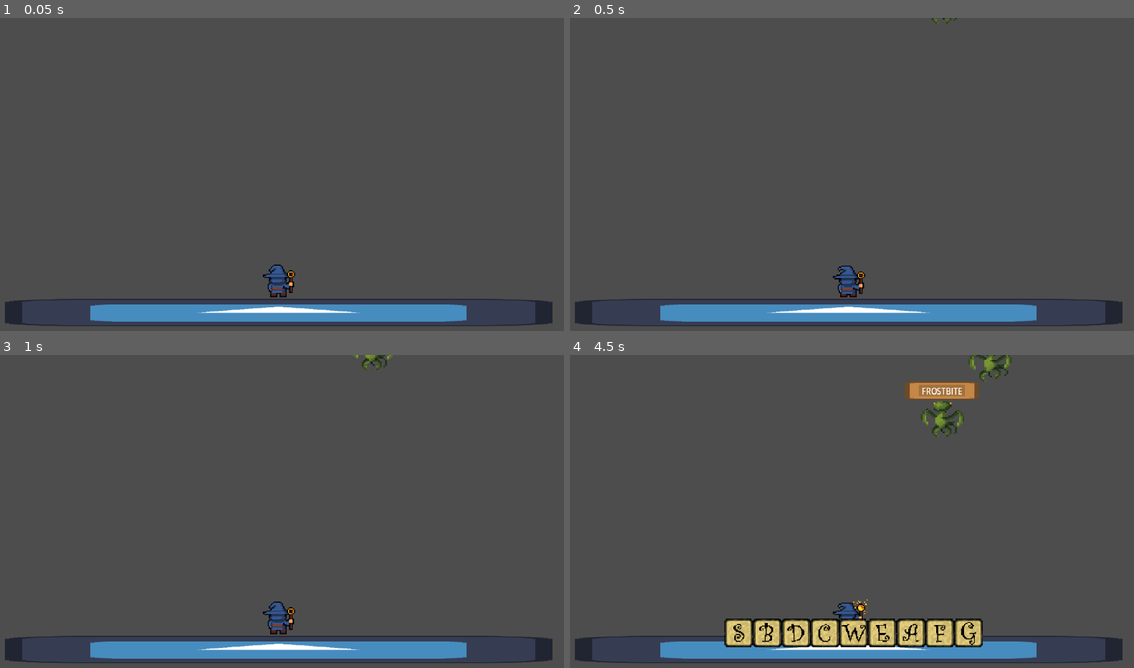
Above: before the commit, frames 1-4 (two rows, left to right).
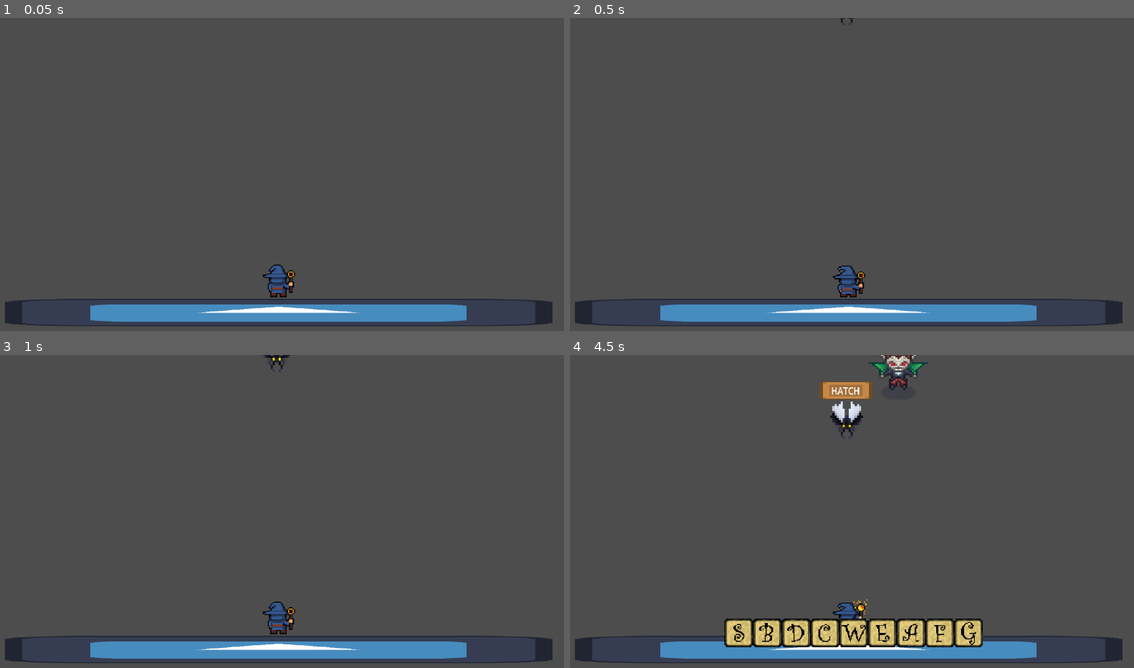
Above: after the commit, the same moments.

Repository: Mark-0909/Type-Wizard-Tower-Defense
Game: Godot game, scene res://nodes/main.tscn
Two runs of this game, one before a commit and one after it. Both use one fixed random seed, a clock stepped at 60 frames per second and the inputs below. The engine's default icon, where the game draws it, is replaced by a stand-in: a white triangle on a blue panel in a dark square.
Inputs:
- Up to frame 1 (0.05 s): no input
- Up to frame 2 (0.5 s): no input
- Up to frame 3 (1 s): tap Enter at 0.5 s; hold D from 0.53 s (still down); tap Space (Clear) at 0.6 s
- Up to frame 4 (4.5 s): release D at 1.28 s; hold S 1.28-2.03 s; tap one key every 0.75 s from 1.35 s: B C E F G; hold D 2.03-2.78 s; hold W 2.78-3.53 s; hold A from 3.53 s (still down)

Frame 1 is identical in both runs. In frame 2, less than 0.1% of the frame differs, in the area x 48-69%, y 0-3%; in frame 3, 0.2%; in frame 4, 2.8%, in the area x 44-79%, y 0-27%.

Commit message:
fixed spawn

Diff:
--- a/nodes/boss1.tscn
+++ b/nodes/boss1.tscn
@@ -1,6 +1,5 @@
-[gd_scene load_steps=22 format=3 uid="uid://65h3bsbpbnd5"]
+[gd_scene load_steps=21 format=3 uid="uid://65h3bsbpbnd5"]
 
-[ext_resource type="Script" path="res://scripts/enemy_1.gd" id="1_nwmym"]
 [ext_resource type="Texture2D" uid="uid://b0ykneklgyop7" path="res://assets/enemy/mantis/MantisMove.png" id="2_o2ud6"]
 [ext_resource type="Texture2D" uid="uid://bbq337nnigb3f" path="res://assets/enemy/mantis/MantisAttack2.png" id="2_o3kad"]
 [ext_resource type="Texture2D" uid="uid://c1r1jvto2papo" path="res://assets/enemy/mantis/MantisMove2.png" id="3_ibf3j"]
@@ -139,9 +138,8 @@
 atlas = ExtResource("6_yf8p8")
 region = Rect2(176, 0, 16, 16)
 
-[node name="golem" type="CharacterBody2D" groups=["enemy"]]
+[node name="mantis" type="CharacterBody2D" groups=["enemy"]]
 scale = Vector2(2.2955, 2.19078)
-script = ExtResource("1_nwmym")
 
 [node name="AnimatedSprite2D" type="AnimatedSprite2D" parent="."]
 position = Vector2(-3.69925, -12.9154)
@@ -149,7 +147,7 @@
 sprite_frames = SubResource("SpriteFrames_t3iou")
 animation = &"attack"
 autoplay = "default"
-frame_progress = 0.116451
+frame_progress = 0.690764
 
 [node name="RayCast2D" type="RayCast2D" parent="."]
 position = Vector2(0, 63.4477)
--- a/nodes/enemy1.tscn
+++ b/nodes/enemy1.tscn
@@ -289,12 +289,11 @@
 scale = Vector2(2.66203, 1.09567)
 texture = SubResource("AtlasTexture_nr2my")
 
-[node name="word" type="Label" parent="TextureRect"]
-layout_mode = 0
-offset_left = 4.58213
-offset_top = 7.9154
-offset_right = 67.5821
-offset_bottom = 30.9154
-scale = Vector2(0.481177, 1.04531)
+[node name="word" type="Label" parent="."]
+offset_left = -42.2566
+offset_top = -89.9223
+offset_right = 20.7434
+offset_bottom = -66.9223
+scale = Vector2(1.22348, 1.28785)
 text = "WORD"
 horizontal_alignment = 1
--- a/nodes/enemy2.tscn
+++ b/nodes/enemy2.tscn
@@ -202,12 +202,11 @@
 scale = Vector2(3.01054, 1.09567)
 texture = SubResource("AtlasTexture_nr2my")
 
-[node name="word" type="Label" parent="TextureRect"]
-layout_mode = 0
-offset_left = 4.58213
-offset_top = 7.9154
-offset_right = 67.5821
-offset_bottom = 30.9154
-scale = Vector2(0.481177, 1.04531)
-text = "WORDS"
+[node name="word" type="Label" parent="."]
+offset_left = -48.3555
+offset_top = -90.3788
+offset_right = 26.6445
+offset_bottom = -67.3788
+scale = Vector2(1.22134, 1.42231)
+text = "HUNTING"
 horizontal_alignment = 1
--- a/nodes/enemy3.tscn
+++ b/nodes/enemy3.tscn
@@ -200,18 +200,18 @@
 shape = SubResource("CircleShape2D_hg4es")
 
 [node name="TextureRect" type="TextureRect" parent="."]
-offset_left = -64.0383
-offset_top = -98.1386
-offset_right = -24.0383
-offset_bottom = -58.1386
-scale = Vector2(3.12561, 1.09567)
+offset_left = -68.8303
+offset_top = -97.6821
+offset_right = -28.8303
+offset_bottom = -57.6821
+scale = Vector2(3.36957, 1.09567)
 texture = SubResource("AtlasTexture_nr2my")
 
 [node name="word" type="Label" parent="."]
-offset_left = -44.1448
-offset_top = -89.0094
-offset_right = 23.8552
-offset_bottom = -66.0094
+offset_left = -61.4245
+offset_top = -89.9223
+offset_right = 31.5755
+offset_bottom = -66.9223
 scale = Vector2(1.29446, 1.20944)
-text = "WORDSS"
+text = "VENOMOUS"
 horizontal_alignment = 1
--- a/nodes/enemy4.tscn
+++ b/nodes/enemy4.tscn
@@ -297,10 +297,10 @@
 texture = SubResource("AtlasTexture_nr2my")
 
 [node name="word" type="Label" parent="."]
-offset_left = -44.4348
-offset_top = -90.8352
-offset_right = 32.5652
-offset_bottom = -67.8352
+offset_left = -50.5337
+offset_top = -91.7482
+offset_right = 36.4663
+offset_bottom = -68.7482
 scale = Vector2(1.10938, 1.3589)
-text = "WORDSSS"
+text = "TRAPDOOR"
 horizontal_alignment = 1
--- a/nodes/enemy5.tscn
+++ b/nodes/enemy5.tscn
@@ -246,18 +246,18 @@
 shape = SubResource("CircleShape2D_hg4es")
 
 [node name="TextureRect" type="TextureRect" parent="."]
-offset_left = -67.959
+offset_left = -72.3153
 offset_top = -96.7692
-offset_right = -27.959
+offset_right = -32.3153
 offset_bottom = -56.7692
-scale = Vector2(3.30676, 1.09567)
+scale = Vector2(3.56814, 1.09567)
 texture = SubResource("AtlasTexture_nr2my")
 
 [node name="word" type="Label" parent="."]
-offset_left = -49.2267
+offset_left = -64.0383
 offset_top = -90.8352
-offset_right = 35.7733
+offset_right = 47.9617
 offset_bottom = -67.8352
 scale = Vector2(1.10938, 1.3589)
-text = "WORDSSSS"
+text = "NECROMANCY"
 horizontal_alignment = 1
--- a/nodes/enemy6.tscn
+++ b/nodes/enemy6.tscn
@@ -296,10 +296,10 @@
 texture = SubResource("AtlasTexture_nr2my")
 
 [node name="word" type="Label" parent="."]
-offset_left = -53.5831
-offset_top = -90.8352
-offset_right = 40.4169
-offset_bottom = -67.8352
+offset_left = -66.2165
+offset_top = -92.2046
+offset_right = 53.7835
+offset_bottom = -69.2046
 scale = Vector2(1.10938, 1.3589)
-text = "WORDSSSSS"
+text = "COMMANDANT"
 horizontal_alignment = 1
--- a/nodes/enemy7.tscn
+++ b/nodes/enemy7.tscn
@@ -302,10 +302,10 @@
 texture = SubResource("AtlasTexture_nr2my")
 
 [node name="word" type="Label" parent="."]
-offset_left = -58.3751
-offset_top = -90.8352
-offset_right = 44.6249
-offset_bottom = -67.8352
+offset_left = -58.8107
+offset_top = -91.2917
+offset_right = 44.1893
+offset_bottom = -68.2917
 scale = Vector2(1.10938, 1.3589)
 text = "WORDSSSSSS"
 horizontal_alignment = 1
--- a/nodes/main.tscn
+++ b/nodes/main.tscn
@@ -62,7 +62,7 @@
 script = ExtResource("3_j75sh")
 
 [node name="Timer" type="Timer" parent="."]
-wait_time = 15.0
+wait_time = 30.0
 autostart = true
 
 [connection signal="timeout" from="Timer" to="." method="_on_timer_timeout"]
--- a/scripts/enemy_1.gd
+++ b/scripts/enemy_1.gd
@@ -3,31 +3,32 @@
 var word: String = ""
 var velocity: float = 100.0
 var is_moving: bool = true
-
 var _is_on_aim: bool = false
+var _is_dead: bool = false  # Flag to prevent animation conflicts
 
 func _ready() -> void:
-	var label = $word
-	label.text = word.to_upper()
+	$word.text = word.to_upper()
 	$RayCast2D.enabled = true
-
 
 func is_on_aim() -> bool:
 	return _is_on_aim
 
 func _process(delta: float) -> void:
+	if _is_dead:
+		return  # Skip movement and collision if already dead
+
 	if $RayCast2D.is_colliding():
 		var collider = $RayCast2D.get_collider()
 		if collider and (collider.is_in_group("castle") or collider.is_in_group("enemy")):
 			is_moving = false
-			if collider and collider.is_in_group("castle"):
+			if collider.is_in_group("castle"):
 				attack()
 			else:
 				$AnimatedSprite2D.play("idle")
 		else:
-			is_moving = true  # Not a valid blocker, keep moving
+			is_moving = true
 	else:
-		is_moving = true  # No collision, keep moving
+		is_moving = true
 
 	if is_moving:
 		position.y += velocity * delta
@@ -36,12 +37,17 @@
 	return word.to_upper()
 
 func Dead():
+	if _is_dead:
+		return  # Already dying
+	_is_dead = true
 	is_moving = false
-	velocity = 0.0  # Correct type
+	velocity = 0.0
+	$AnimatedSprite2D.stop()
 	$AnimatedSprite2D.play("death")
-	await get_tree().create_timer(.8).timeout
+	await get_tree().create_timer(0.8).timeout
 	queue_free()
 
-
 func attack():
+	if _is_dead:
+		return  # Don’t attack if dead
 	$AnimatedSprite2D.play("attack")
--- a/scripts/main.gd
+++ b/scripts/main.gd
@@ -14,16 +14,31 @@
 var spawn_areas: Array[Marker2D] = []
 var typed_letters: Array = []
 
-var letter_offset := 0  # Start at 0 and increment for each new letter
-var letter_spacing := 150  # Space between letters (adjust as needed)
-var letter_scale := Vector2(1, 1)  # Adjust to your desired size
-
+var letter_offset := 0
+var letter_spacing := 150
+var letter_scale := Vector2(1, 1)
 var last_spawn_position = 0
-
-var velocity:float = 100.0
+var velocity: float = 100.0
 
 # Enemies
-const ENEMY_1 = preload("res://nodes/boss1.tscn")
+const ENEMY_1 = preload("res://nodes/enemy1.tscn")
+const ENEMY_2 = preload("res://nodes/enemy2.tscn")
+const ENEMY_3 = preload("res://nodes/enemy3.tscn")
+const ENEMY_4 = preload("res://nodes/enemy4.tscn")
+const ENEMY_5 = preload("res://nodes/enemy5.tscn")
+const ENEMY_6 = preload("res://nodes/enemy6.tscn")
+const ENEMY_7 = preload("res://nodes/enemy7.tscn")
+
+var enemy_types_by_length := {
+	4: ENEMY_1,
+	5: ENEMY_2,
+	6: ENEMY_2,
+	7: ENEMY_3,
+	8: ENEMY_4,
+	9: ENEMY_5,
+	10: ENEMY_6,
+	11: ENEMY_7
+}
 
 @onready var game_manager: Node = $GameManager
 @onready var typing_container: Control = $Typingcontainer
@@ -34,14 +49,12 @@
 var min_spawn_interval := 0.8
 var spawn_acceleration := 0.01
 
-
 func _ready() -> void:
 	spawn_areas = [
 		spawn_area_1, spawn_area_2, spawn_area_3,
 		spawn_area_4, spawn_area_5, spawn_area_6,
 		spawn_area_7, spawn_area_8, spawn_area_9
 	]
-
 
 func _process(delta: float) -> void:
 	spawn_timer -= delta
@@ -58,34 +71,33 @@
 	if Input.is_action_just_pressed("Clear"):
 		clear_typed_letters()
 
+func spawn_enemy() -> void:
+	var word_length = randi_range(4, 11)
+	var word_list = game_manager.word_pool.get(word_length, [])
+	if word_list.size() == 0:
+		return
 
-func spawn_enemy() -> void:
-	var enemy = ENEMY_1.instantiate()
+	var word = word_list.pick_random()
+	var enemy_scene = enemy_types_by_length.get(word_length, ENEMY_1)
+	var enemy = enemy_scene.instantiate()
+	enemy.word = word
+	enemy.velocity = velocity
 
 	var index := randi() % spawn_areas.size()
-
-	# Prevent spawning twice in a row in the same spot
 	while index == last_spawn_position and spawn_areas.size() > 1:
 		index = randi() % spawn_areas.size()
-
 	var area = spawn_areas[index]
 	last_spawn_position = index
-
 	enemy.global_position = area.global_position
 
-	var word_length = randi_range(4, 10)
-	var word_list = game_manager.word_pool.get(word_length, [])
-	if word_list.size() > 0:
-		enemy.word = word_list.pick_random()
-	enemy.velocity = velocity
 	add_child(enemy)
 
+	# ✅ Removed spawn_interval adjustment based on word length
 
 func _unhandled_input(event: InputEvent) -> void:
 	if event is InputEventKey and event.pressed and not event.echo:
 		var key = event.keycode
 
-		# Backspace support (removes the last letter)
 		if key == KEY_BACKSPACE and typed_letters.size() > 0:
 			var last_letter_dict = typed_letters.pop_back()
 			last_letter_dict.node.queue_free()
@@ -93,7 +105,6 @@
 			_print_typed_letters()
 			return
 
-		# Add letter if valid
 		if game_manager.letter_scenes.has(key):
 			var letter_scene = game_manager.letter_scenes[key]
 			var letter_instance = letter_scene.instantiate()
@@ -108,22 +119,16 @@
 				var label = letter_instance.get_node("Label")
 				letter_size = label.get_minimum_size() * letter_instance.scale
 
-			# Center the letter in the typing container
 			var container_center = typing_container.global_position + typing_container.size / 2.0
 			letter_instance.position = container_center - letter_size / 2.0 + Vector2(letter_offset, 0)
-
 			letter_offset += letter_spacing
 
-			# Extract letter from the scene's filename (like 'a' from 'a.tscn')
 			var path = letter_scene.resource_path
 			var letter_char = path.get_file().get_basename().to_upper()
-
 			typed_letters.append({"node": letter_instance, "char": letter_char})
 
 			_print_typed_letters()
 			check_enemy_matches()
-
-
 
 func _print_typed_letters() -> void:
 	var typed_text := ""
@@ -138,19 +143,14 @@
 
 	for enemy in get_tree().get_nodes_in_group("enemy"):
 		if enemy.has_method("get_word") and not enemy.is_on_aim():
-
 			if enemy.get_word().to_upper() == typed_text:
 				print("Matched enemy with word:", enemy.get_word())
 				if $Castle/Wizard.has_method("Fire"):
 					$Castle/Wizard.get_node("AnimatedSprite2D").play("attack")
 					await get_tree().create_timer(0.2).timeout
 					$Castle/Wizard.Fire(enemy)
-
 				clear_typed_letters()
 				enemy._is_on_aim = true
-
-
-
 
 func clear_typed_letters():
 	for letter_dict in typed_letters:
@@ -158,6 +158,5 @@
 	typed_letters.clear()
 	letter_offset = 0
 
-
 func _on_timer_timeout() -> void:
 	velocity += 50.0
